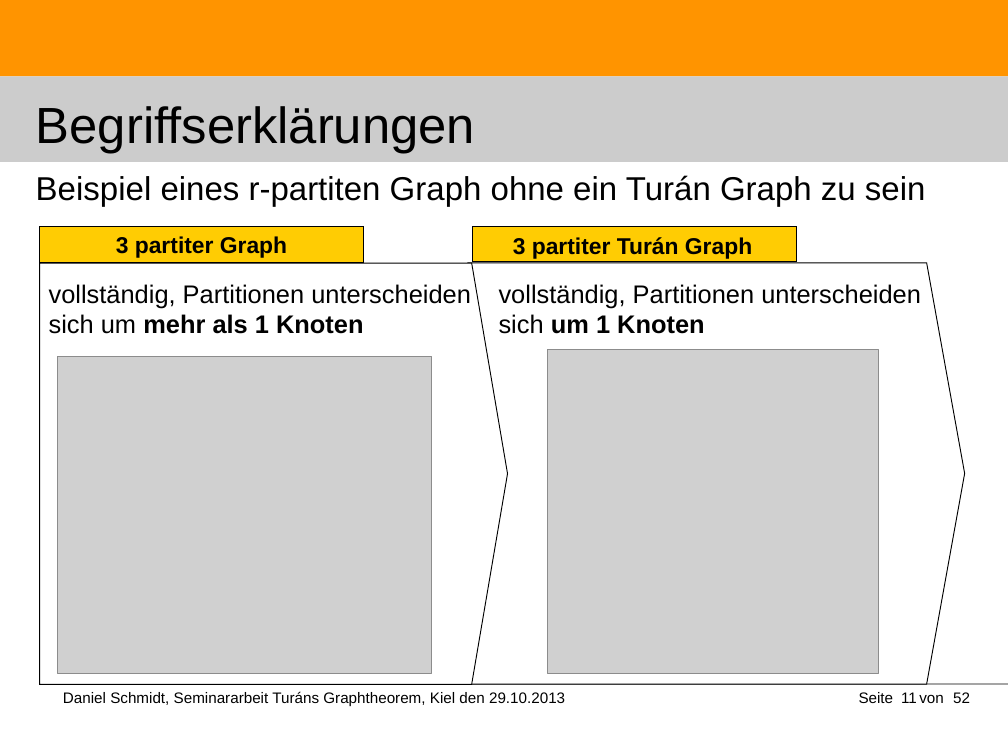
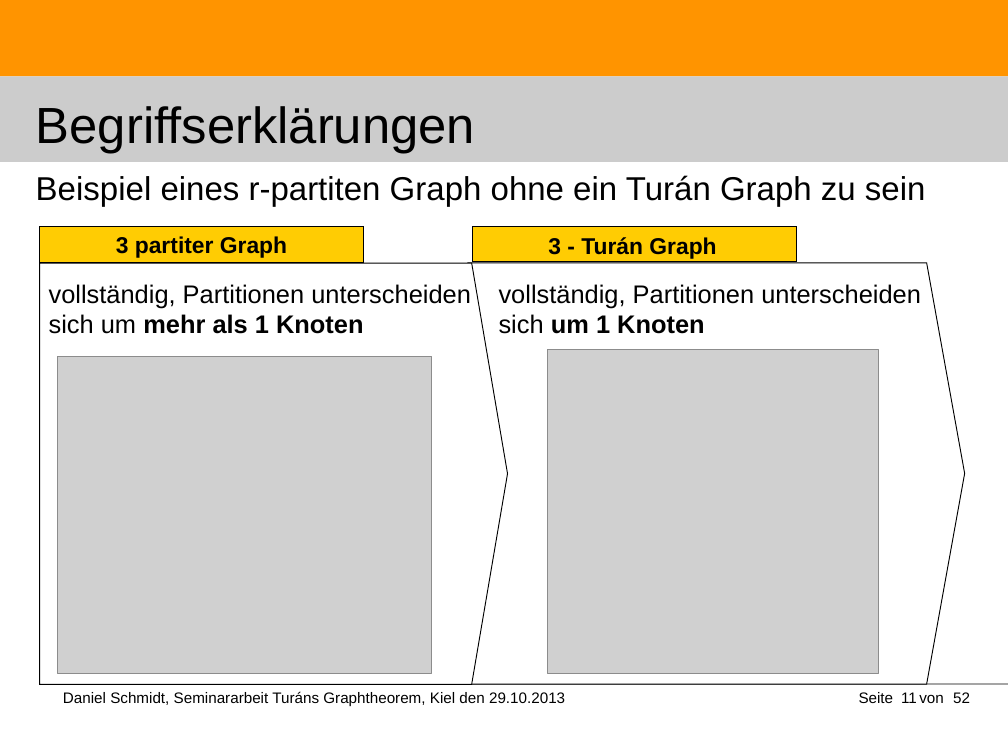
Before and after one commit to DanielMSchmidt/kombinatorik, a slide deck: slide 11 of Kombinatorik.odp. Drawn at 1008x756 pixels with LibreOffice and Linux fonts; fonts in the diff are those of the drawing; grey boxes stand for pictures. Boxes give left, top, right and bottom in pixels: in the first picture for what was removed or moved away, otherwise in the second. Text is boxed around its words. In the diff, an @@ line names an element or a change of style, - is before the commit and + after.

```diff
--- a/Kombinatorik.odp
+++ b/Kombinatorik.odp
@@ text at (548, 237, 716, 259): text changed @@
-3 partiter Turán Graph
+3 - Turán Graph
```
Also in this commit, not shown: 6 other slides changed, 1 slide added, 1 slide removed, 2 other files.
